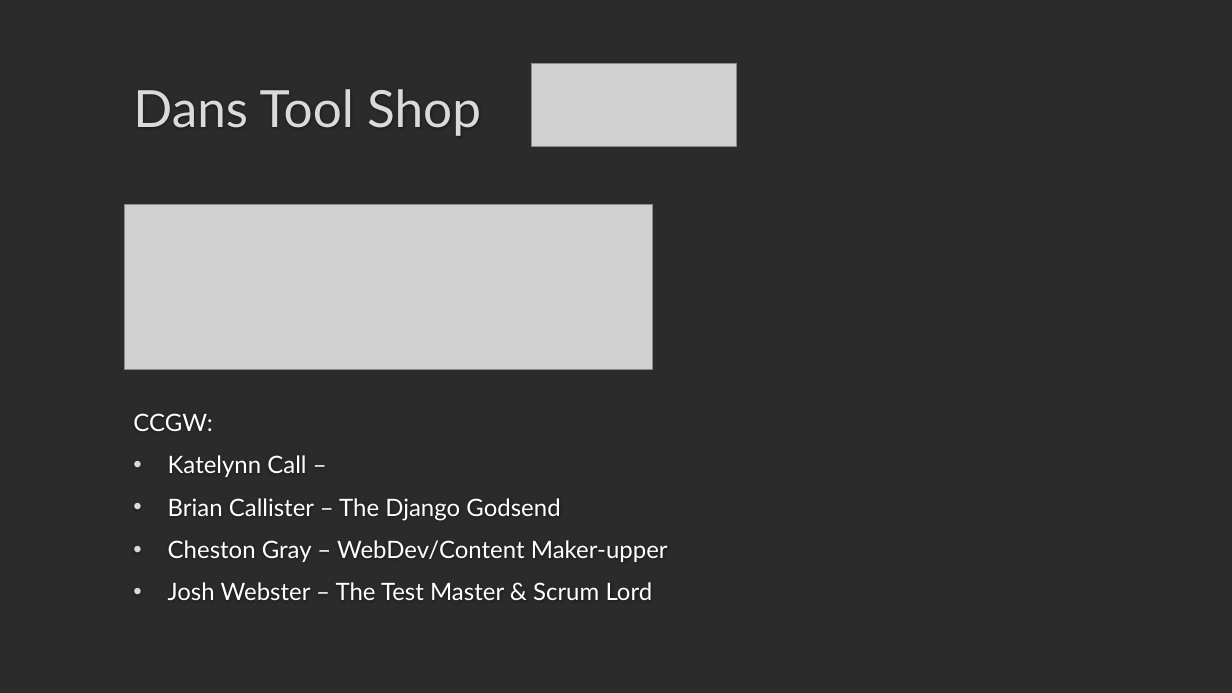
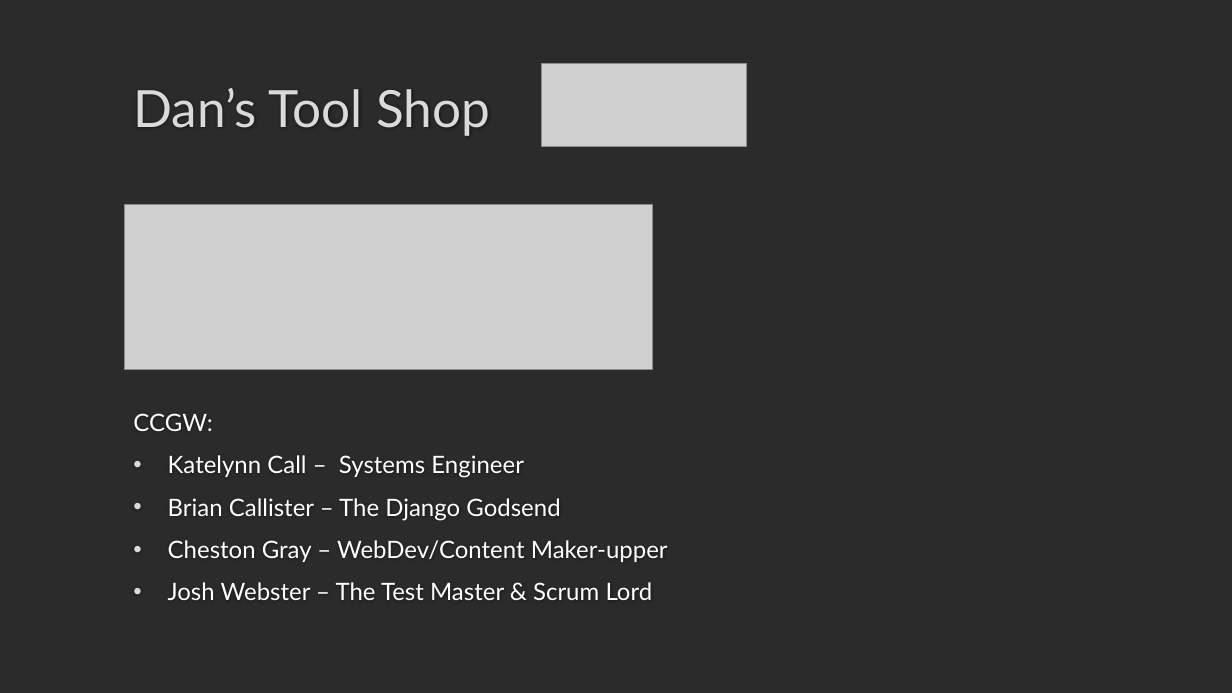
Before and after one commit to brcallister/cs3450-Tools-Co-op, a slide deck: slide 1 of Presentation/3450presentation.pptx. Drawn at 1232x693 pixels with LibreOffice and Linux fonts; fonts in the diff are those of the drawing; grey boxes stand for pictures; background and template pictures are left out; a plain dark background stands for a picture behind light text. Boxes give left, top, right and bottom in pixels: in the first picture for what was removed or moved away, otherwise in the second. Text is boxed around its words. In the diff, an @@ line names an element or a change of style, - is before the commit and + after.

```diff
--- a/Presentation/3450presentation.pptx
+++ b/Presentation/3450presentation.pptx
@@ title at box(133, 88, 490, 136): text changed @@
-Dans Tool Shop
+Dan’s Tool Shop
@@ picture: place and size @@
-picture at box(531, 63, 736, 147)
+picture at box(542, 63, 747, 147)
@@ subtitle at box(168, 455, 524, 478): text changed @@
-• Katelynn Call –
+• Katelynn Call – Systems Engineer
```
Also in this commit, not shown: 22 other slides changed.
